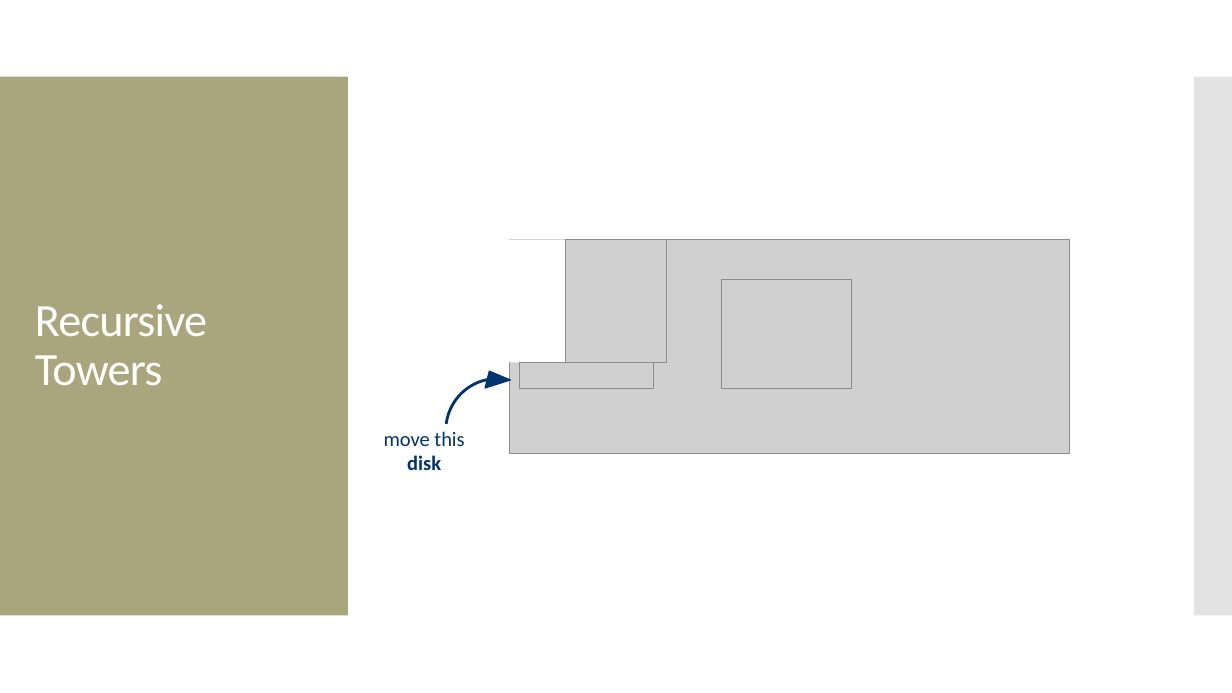
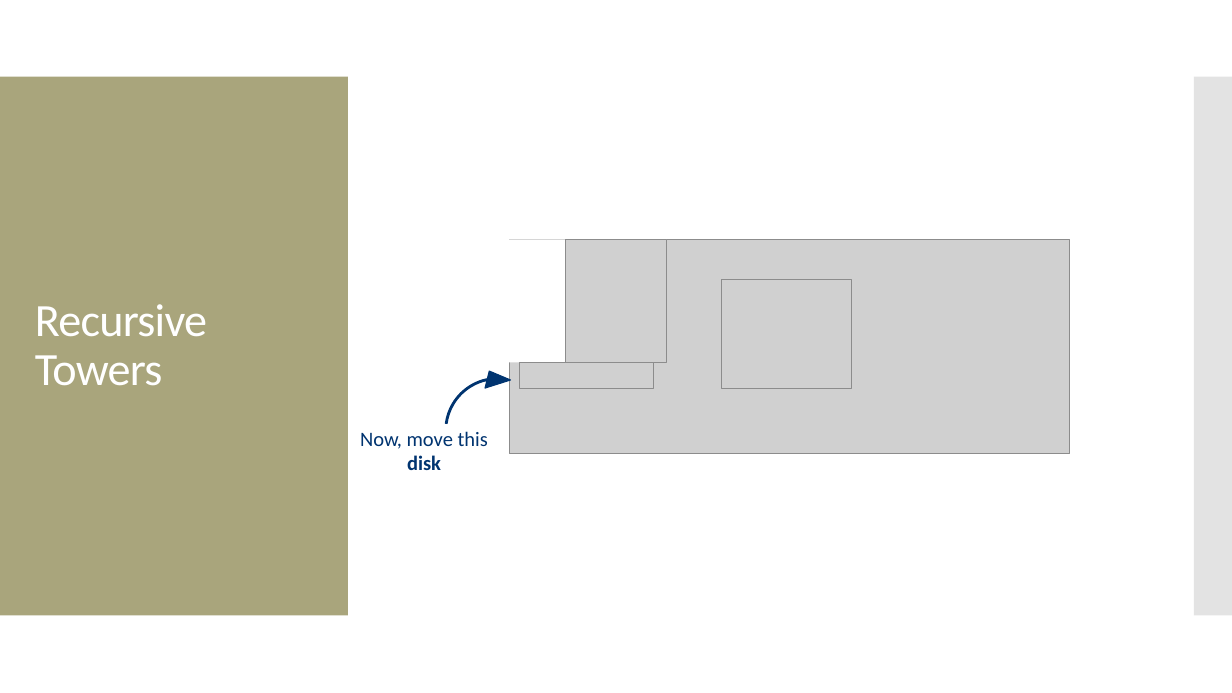
Before and after one commit to amosca01/CAIS117-S24, a slide deck: slide 7 of slides/19-recursion-pt1.pptx (slide 8 before the commit). Drawn at 1232x693 pixels with LibreOffice and Linux fonts; fonts in the diff are those of the drawing; grey boxes stand for pictures. Boxes give left, top, right and bottom in pixels: in the first picture for what was removed or moved away, otherwise in the second. Text is boxed around its words. In the diff, an @@ line names an element or a change of style, - is before the commit and + after.

```diff
--- a/slides/19-recursion-pt1.pptx
+++ b/slides/19-recursion-pt1.pptx
@@ text "Now, move this": place and size @@
-text "Now, move this" at bbox=[384, 431, 464, 470]
+text "Now, move this" at bbox=[360, 431, 488, 470]
@@ text at bbox=[360, 431, 488, 449]: text changed @@
-move this
+Now, move this
```
Also in this commit, not shown: 7 other slides changed, 1 slide removed, 5 other files.
